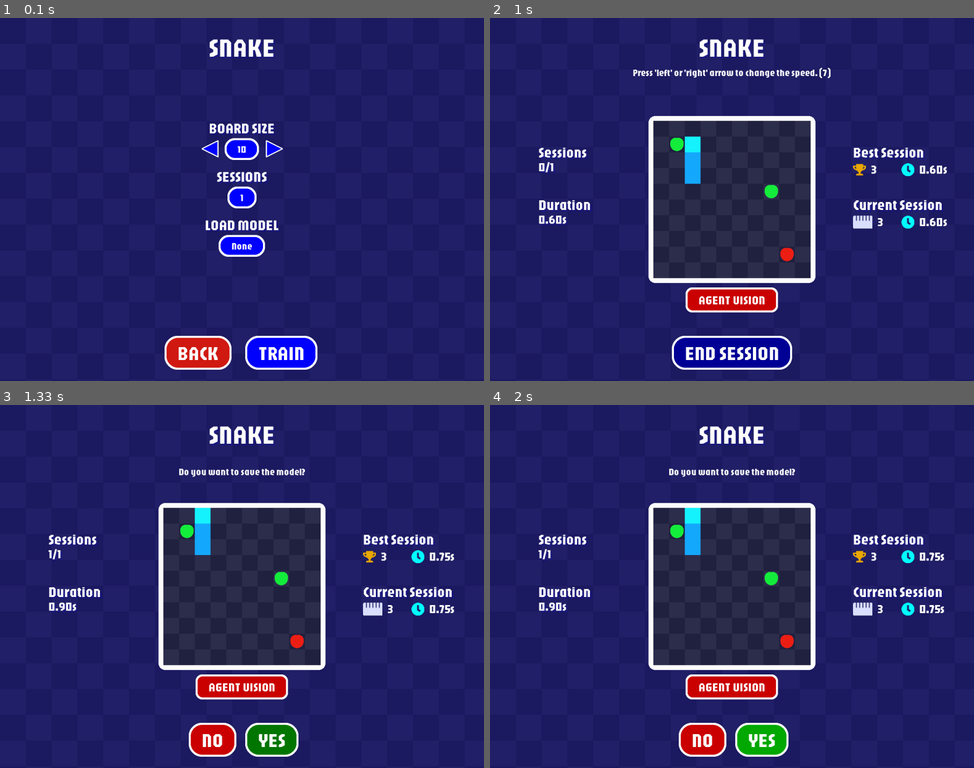
Above: before the commit, frames 1-4 (two rows, left to right).
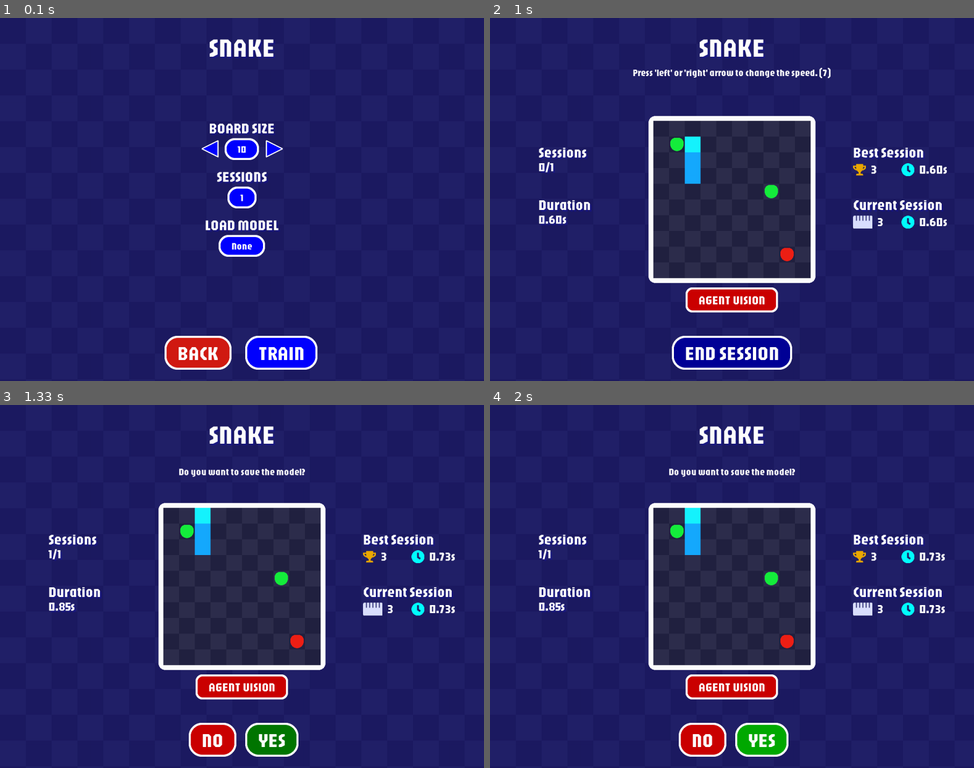
Above: after the commit, the same moments.

Repository: DevJ2K/snakeAI
Game: pygame game, started from game.py
The game is run twice, just before and just after one commit, with the same random seed, the same clock (stepped at 60 frames per second) and the same inputs.
Inputs (mouse positions are in pixels of both pictures, inside the frame that each line leads up to):
- Up to frame 1 (0.1 s): no input
- Up to frame 2 (1 s): click "TRAIN" at 0.38 s; tap Enter at 0.67 s
- Up to frame 3 (1.33 s): hold Right from 1 s (still down)
- Up to frame 4 (2 s): release Right at 1.47 s; click (780, 666) at 1.55 s; hold Right from 1.83 s (still down)

Frames 1-2 are identical in both runs. In frame 3, 0.1% of the frame differs, in the area x 12-94%, y 40-58%; in frame 4, 0.1%.

Commit message:
✅ : Can change speed of snake in model with arrow.

Diff:
--- a/srcs/Window.py
+++ b/srcs/Window.py
@@ -135,6 +135,7 @@
 
     def run_computor_visualization(self):
         self.snake = self.agent
+        self.speed = 7
         self.agent.w_is_alive = True
         self.computor_vision = False
         self.agent.w_is_model_use = True
@@ -144,7 +145,10 @@
         self.agent.w_session_max_movements = 0
         self.agent.w_max_session_duration = 0
         self.agent.w_history = []
-        self.agent.w_epsilon = 1.0
+        if self.agent.learn is True:
+            self.agent.w_epsilon = 1.0
+        else:
+            self.agent.w_epsilon = 0.001
         self.agent.w_epsilon_decay = 0.995
         self.agent.w_gamma = 0.99
         self.agent.w_epsilon_min = 0.01
@@ -191,6 +195,16 @@
             self.snake.game_over = True
             self.snake.is_running = False
             self.snake.end_timer()
+
+    def handle_visualization_key(self, key):
+        if key == pygame.K_LEFT:
+            if self.speed > 1:
+                self.speed -= 1
+            return
+        if key == pygame.K_RIGHT:
+            if self.speed < 30:
+                self.speed += 1
+            return
 
     def handle_gamekey(self, key):
         head = self.snake.snake[0]
@@ -264,6 +278,8 @@
                         self.exit_window()
                     if self.menu == "GAME_INTERFACE":
                         self.handle_gamekey(event.key)
+                    if self.menu == "MODEL_VISUALIZATION":
+                        self.handle_visualization_key(event.key)
                     if self.is_editing_session_num is True:
                         self.handle_session_typing(event.key)
 
